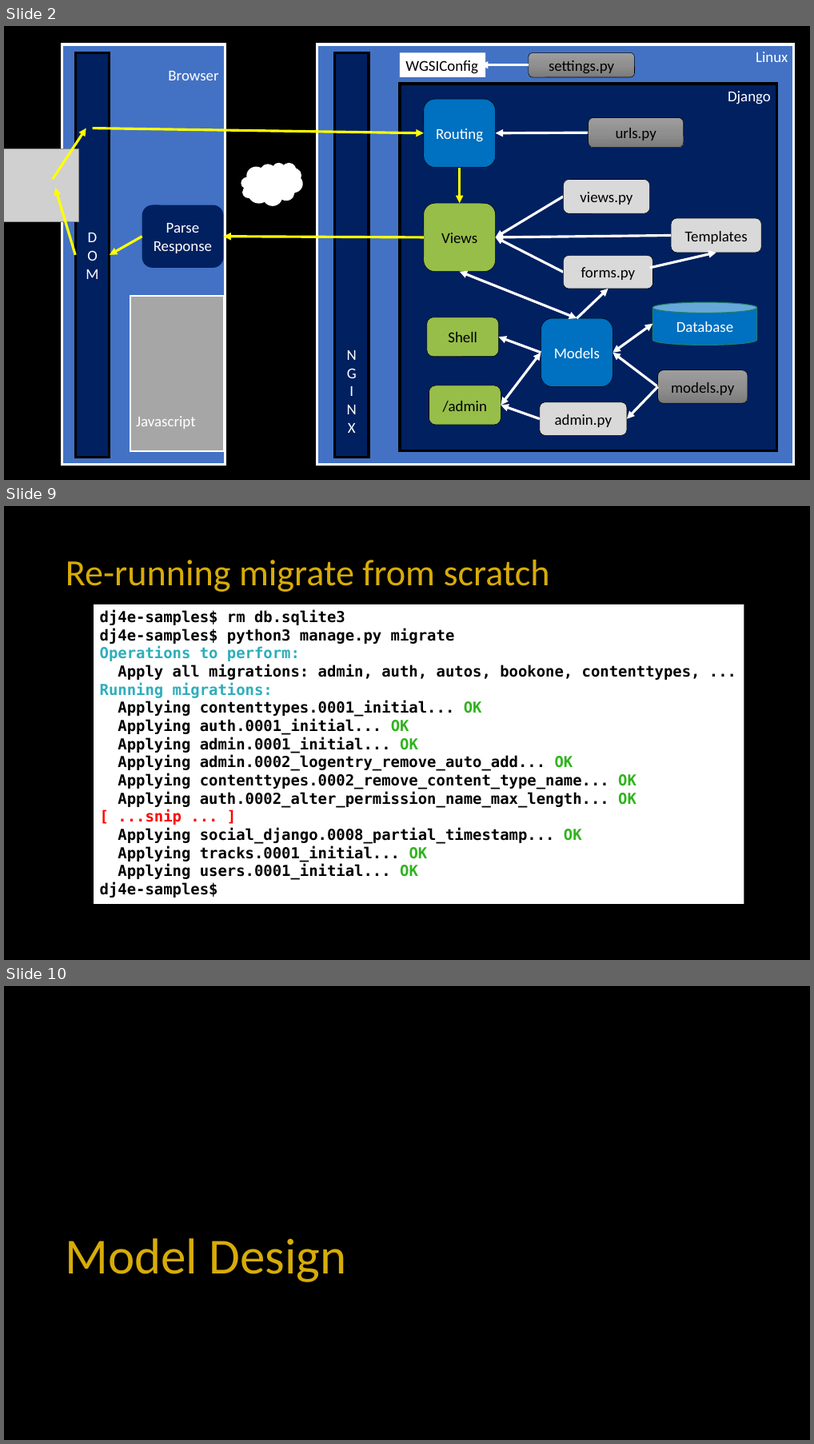
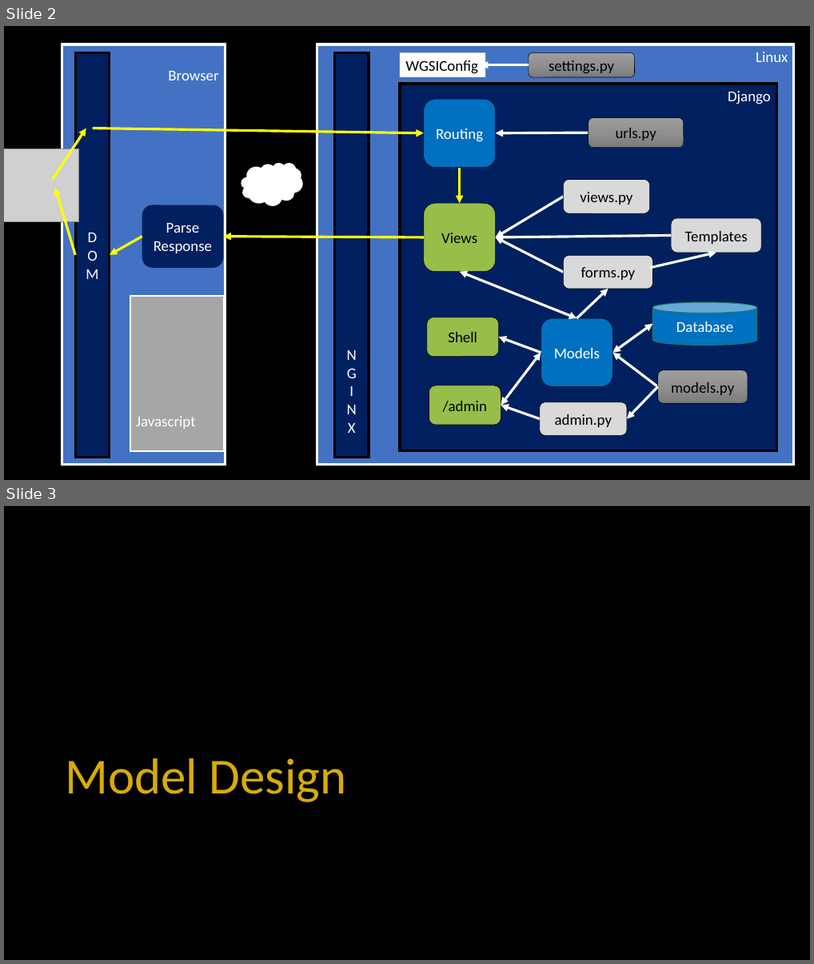
Before and after one commit to csev/dj4e, a slide deck: lectures/DJ-03-One-To-Many.pptx. Shown one above the other, each under a label of ours: slides 2, 9 and 10 before the commit, slides 2 and 3 after it; the slides between them are not shown. The pictures are 814x1444 and 814x964 pixels, drawn with LibreOffice and Linux fonts; fonts in the diff are those of the drawing; grey boxes stand for pictures. Boxes give left, top, right and bottom in pixels: in the first picture for what was removed or moved away, otherwise in the second. Text is boxed around its words. In the diff, an @@ line names an element or a change of style, - is before the commit and + after.

```diff
--- a/lectures/DJ-03-One-To-Many.pptx
+++ b/lectures/DJ-03-One-To-Many.pptx
@@ slide 9 removed at [4,506,810,960], background #000000 @@
@@ title removed at [66,560,550,592] @@
-Re-running migrate from scratch
@@ rectangle removed at [94,604,745,904] @@
-dj4e-samples$ rm db.sqlite3
-dj4e-samples$ python3 manage.py migrate
-Operations to perform:
-Apply all migrations: admin, auth, autos, bookone, contenttypes, ...
-Running migrations:
-Applying contenttypes.0001_initial... OK
-Applying auth.0001_initial... OK
-Applying admin.0001_initial... OK
-Applying admin.0002_logentry_remove_auto_add... OK
-Applying contenttypes.0002_remove_content_type_name... OK
-Applying auth.0002_alter_permission_name_max_length... OK
-[ ...snip ... ]
-Applying social_django.0008_partial_timestamp... OK
-Applying tracks.0001_initial... OK
-Applying users.0001_initial... OK
-dj4e-samples$
@@ what was slide 10 is now slide 3 @@
```
Also in this commit, not shown: 6 other slides removed, 1 other file.
